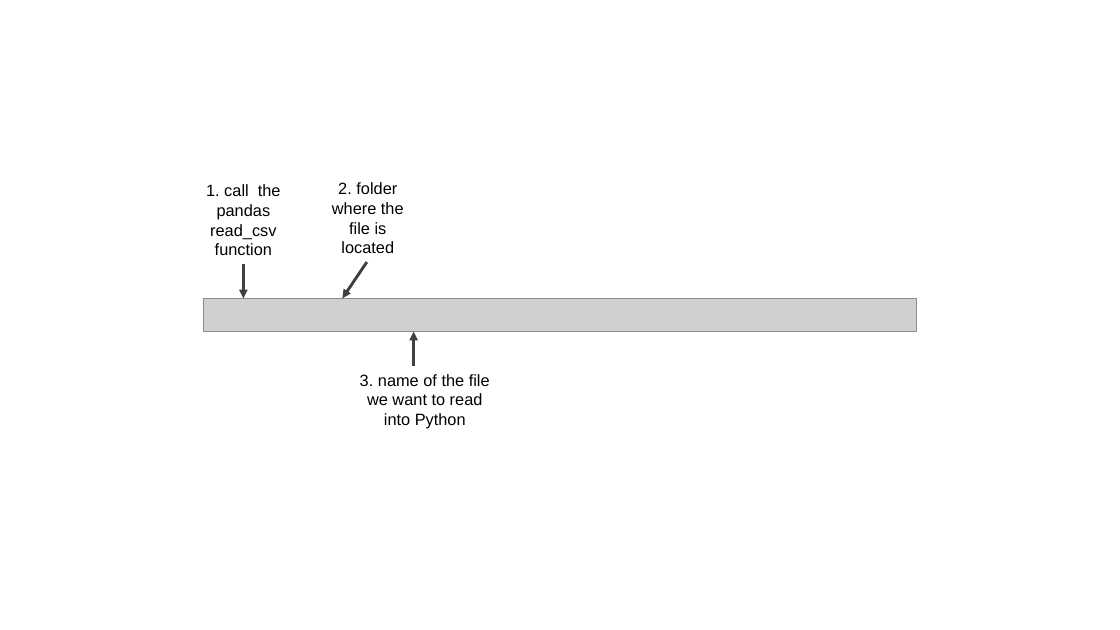
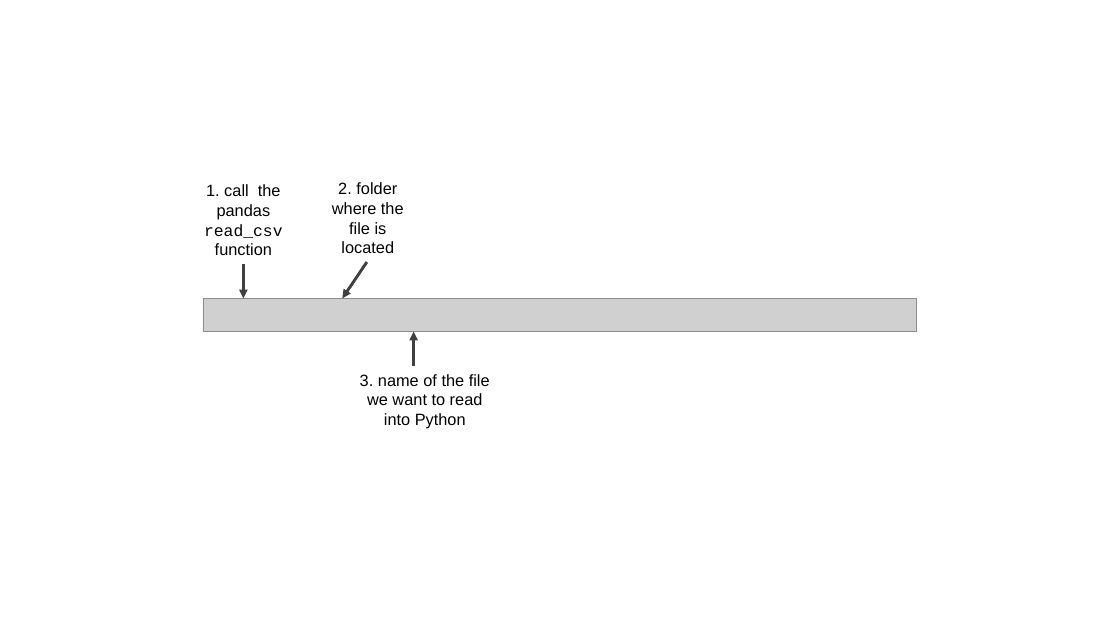
Before and after one commit to UBC-DSCI/introduction-to-datascience-python, a slide deck: slide 1 of source/img/code-figures.pptx. Drawn at 1120x630 pixels with LibreOffice and Linux fonts; fonts in the diff are those of the drawing; grey boxes stand for pictures. Boxes give left, top, right and bottom in pixels: in the first picture for what was removed or moved away, otherwise in the second. Text is boxed around its words. In the diff, an @@ line names an element or a change of style, - is before the commit and + after.

```diff
--- a/source/img/code-figures.pptx
+++ b/source/img/code-figures.pptx
@@ text "1. call the pandas read_csv ..." at (204,184,282,255): font Arial to Courier New in "read_csv" @@
```
Also in this commit, not shown: 1 other slide changed, 2 slides added, 3 other files.
